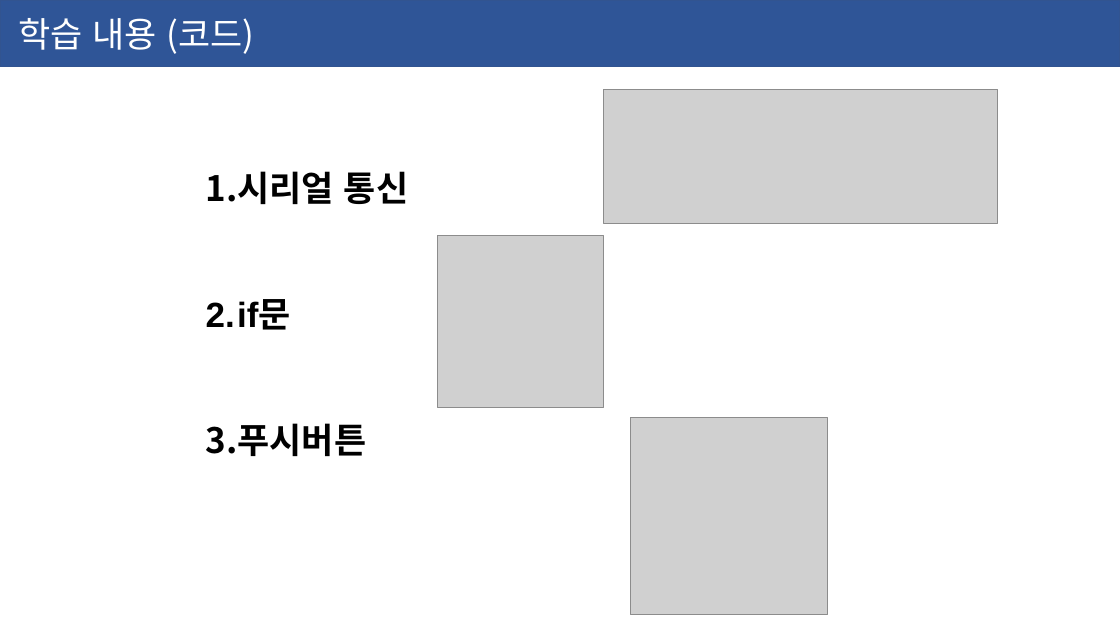
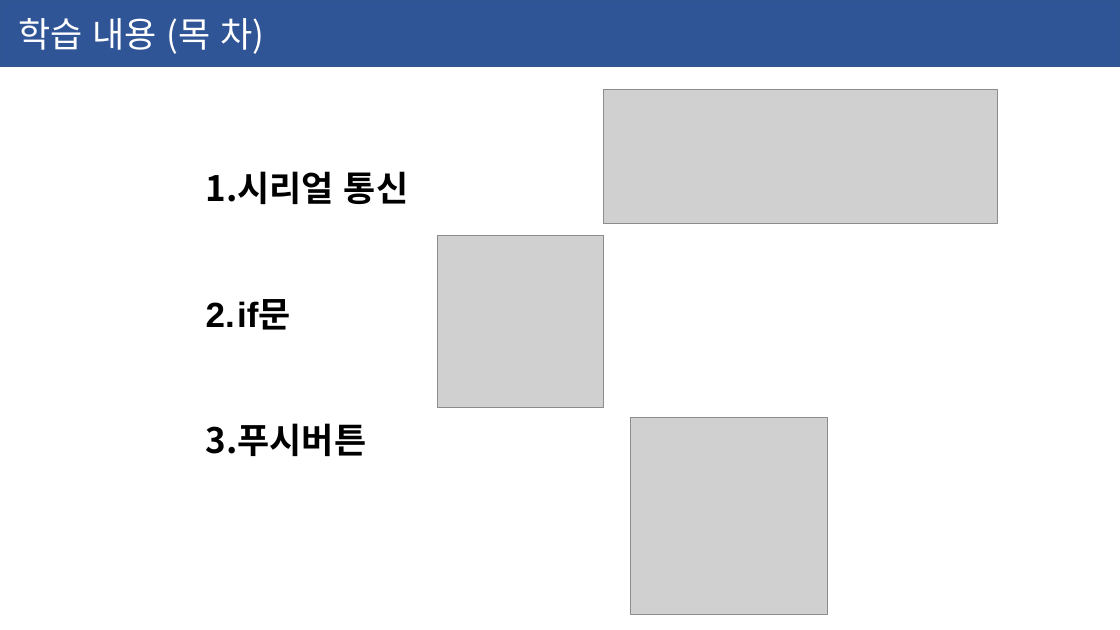
Before and after one commit to ssjf409/2020-yeonsu-highschool, a slide deck: slide 6 of 2020-06-03-연수고.pptx. Drawn at 1120x630 pixels with LibreOffice and Linux fonts; fonts in the diff are those of the drawing; grey boxes stand for pictures. Boxes give left, top, right and bottom in pixels: in the first picture for what was removed or moved away, otherwise in the second. Text is boxed around its words. In the diff, an @@ line names an element or a change of style, - is before the commit and + after.

Commit message:
예제 코드 포함
예제 코드 포함

```diff
--- a/2020-06-03-연수고.pptx
+++ b/2020-06-03-연수고.pptx
@@ text in rectangle at (18, 18, 264, 54): text changed @@
-학습 내용 (코드)
+학습 내용 (목 차)
```
Also in this commit, not shown: 2 other slides changed, 2 slides added.
